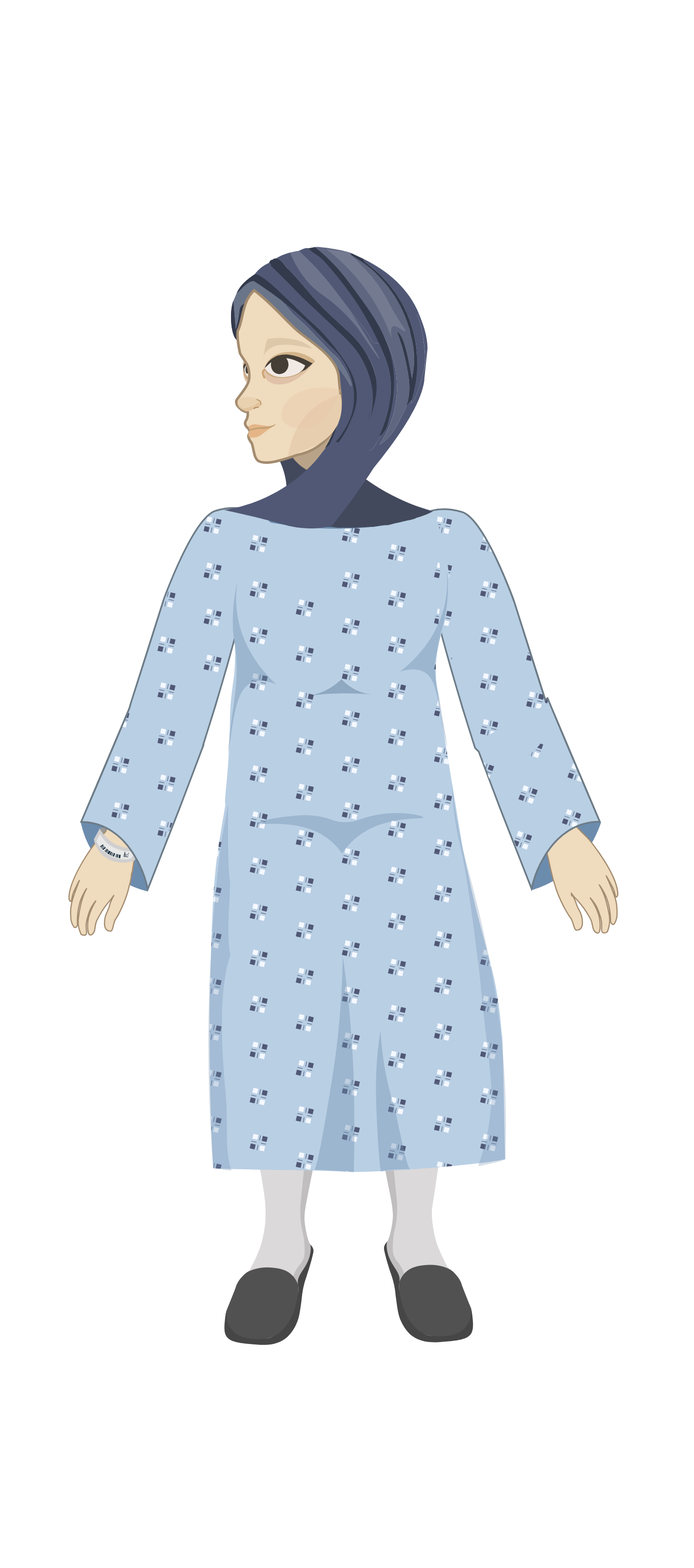
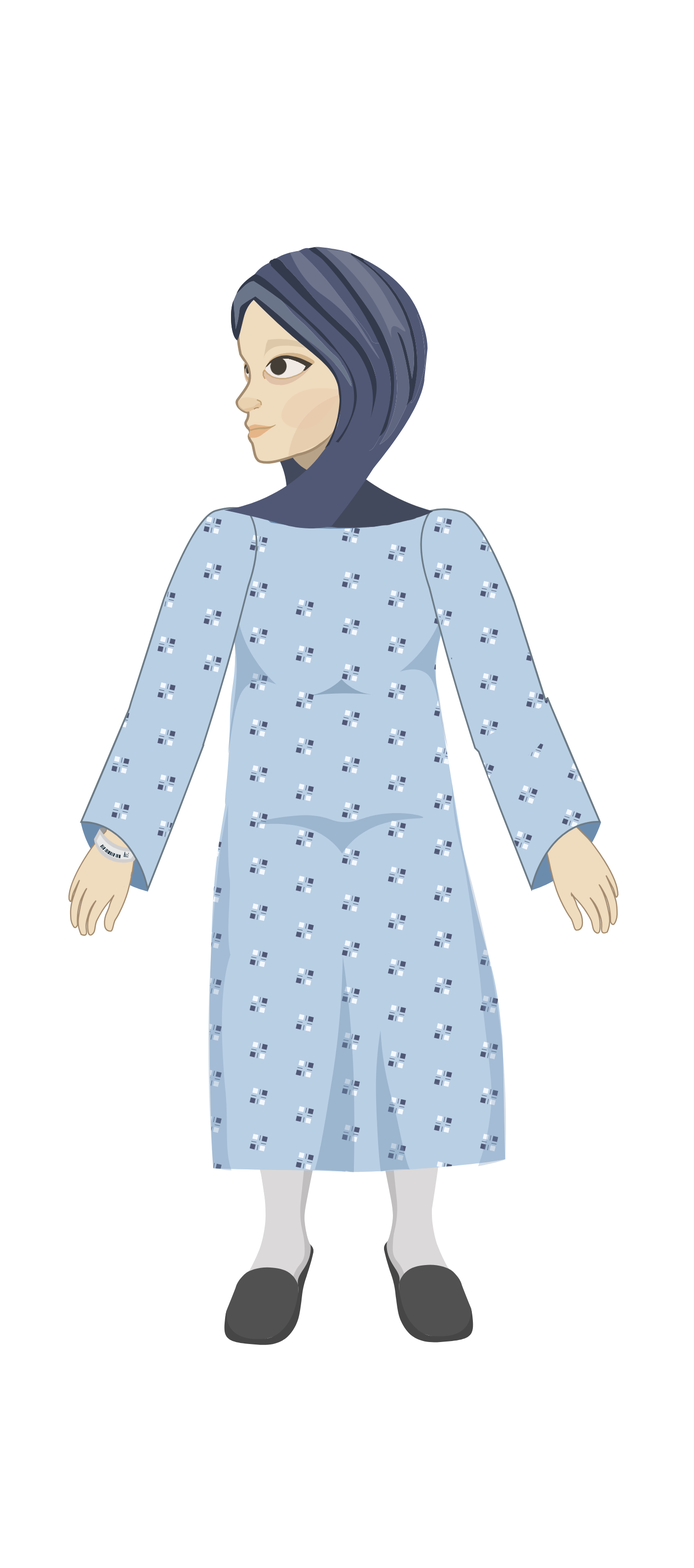
Comparing the layer stacks of the two 694 x 1568 images. Changes:
added group "Face" (1st of 2, in "MomSittingLooking" › "<Group>" › "Head") with 7 layers in group "Head" over [235, 290, 342, 464]
"Eyebrow": opacity 24% → 100%, moved it into group "Face", painted on it over [262, 337, 313, 362]
added layer "Lash" in group "Face" over [262, 352, 315, 386]
moved "Pupil1" into group "Face", painted on it over [269, 355, 289, 376]
added layer "Whites" in group "Face" over [264, 358, 306, 378]
moved "Face" (2nd of 2, in "MomSittingLooking" › "<Group>" › "Head" › "Face") into group "Face", painted on it over [234, 288, 372, 465]
moved "Pupil2" into group "Face", painted on it over [245, 364, 250, 374]
removed group "FaceBack" (1 layers) from group "Head" over [242, 359, 250, 383]
removed layer "<Path>" from group "FaceBack" over [242, 359, 250, 383]
added layer "Eyeback" in group "Face" over [243, 361, 250, 383]
moved "ArmLeft" (1st of 2, in "MomSittingLooking" › "<Group>") above "ArmRight" over [232, 515, 258, 643]
moved "ArmRight" (1st of 2, in "MomSittingLooking" › "<Group>") above "Torso" over [419, 510, 449, 636]
